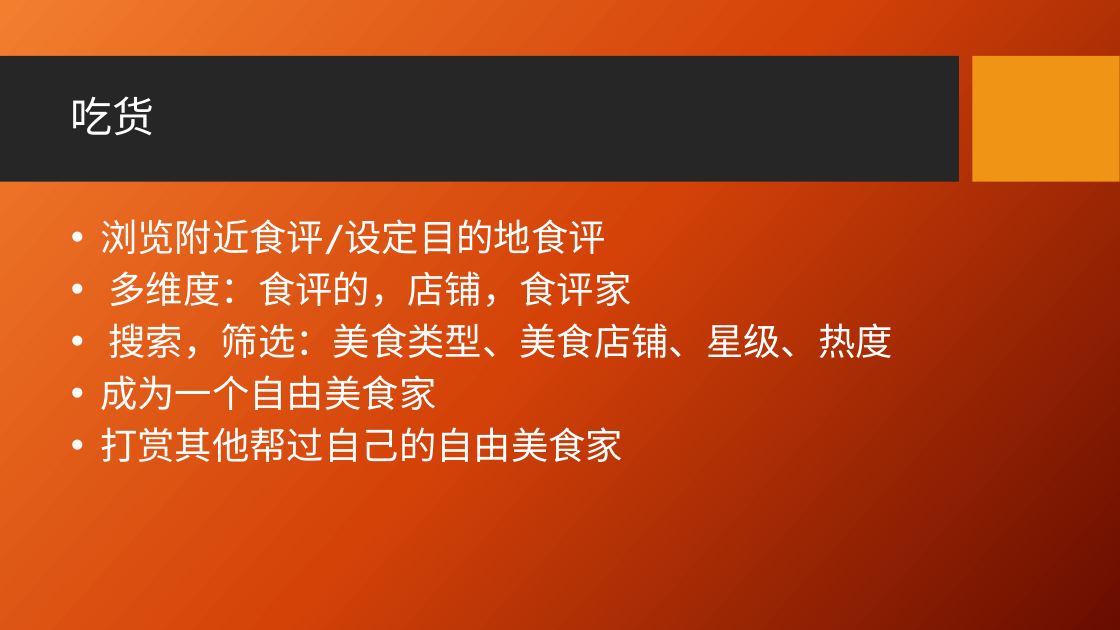
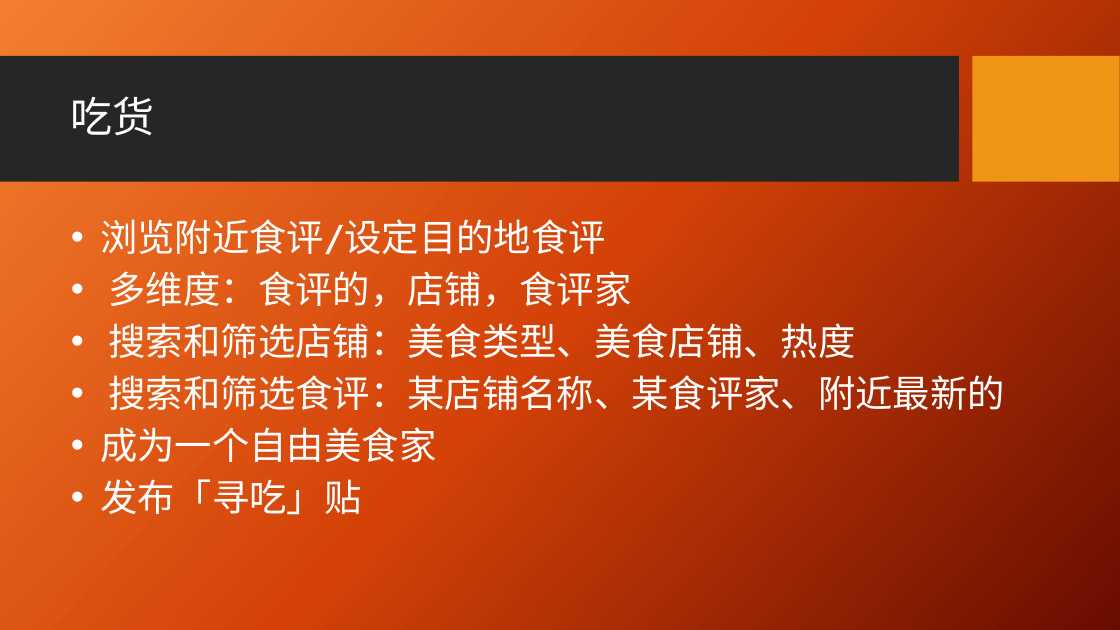
Before and after one commit to lucien0coder/toBeAventor, a slide deck: slide 3 of business/vendor.pptx. Drawn at 1120x630 pixels with LibreOffice and Linux fonts; fonts in the diff are those of the drawing; background and template pictures are left out. Boxes give left, top, right and bottom in pixels: in the first picture for what was removed or moved away, otherwise in the second. Text is boxed around its words. In the diff, an @@ line names an element or a change of style, - is before the commit and + after.

```diff
--- a/business/vendor.pptx
+++ b/business/vendor.pptx
@@ text at bbox=[109, 317, 1005, 417]: text changed @@
-• 搜索，筛选：美食类型、美食店铺、星级、热度
+• 搜索和筛选店铺：美食类型、美食店铺、热度
+• 搜索和筛选食评：某店铺名称、某食评家、附近最新的
@@ text at bbox=[100, 479, 361, 515]: text changed @@
-• 打赏其他帮过自己的自由美食家
+• 发布「寻吃」贴
```
Also in this commit, not shown: 2 other slides changed, 1 slide added, 5 other files.
